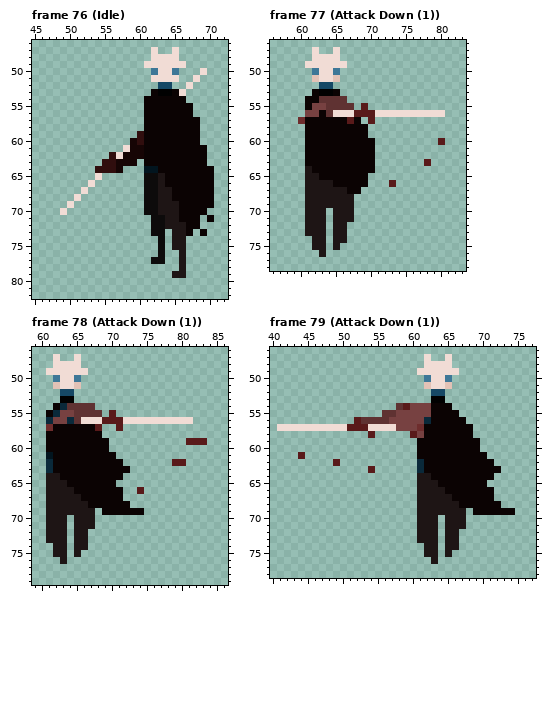
Two versions of one pixel-art file, assets/GrassHops Asset Pack/characters/Sonny/sonny.aseprite. Above: the version before the commit.
128x128 pixels, 136 frames. Colours within 5 levels of each other are drawn and written as one. Shown: frame 76 (Idle): x 45..72, y 46..82; frame 77 (Attack Down (1)): x 56..83, y 46..78; frame 78 (Attack Down (1)): x 59..86, y 46..79; frame 79 (Attack Down (1)): x 40..77, y 46..78. The commit also changed other frames, which this record leaves out.
Now the later version:
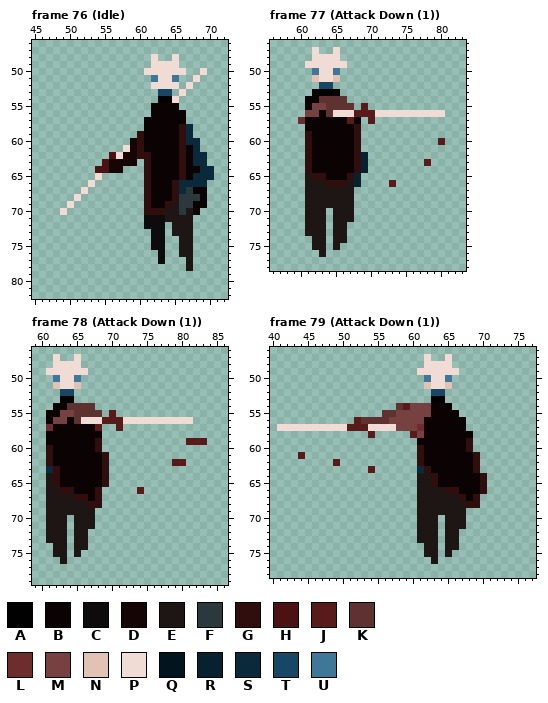
Palette (. is transparent): A #010101  B #0b0303  C #0d0b0b  D #160505  E #1e1515  F #2b383c  G #300e0e  H #4c1111  J #591a1a  K #5f3232  L #6e2d2d  M #774141  N #e3c2b6  P #f1dcd5  Q #02151f  R #08212f  S #0a293a  T #164865  U #3e7797
What changed:
--- frame 76 (Idle)
@@ x 45..72 @@
 46 ............................
-47 .................P..P.......
-48 .................PPPP.......
-49 ................PPPPPP......
-50 .................UPPU...P...
-51 .................PPPP..P....
-52 ..................TT..P.....
-53 .................BAABP......
-54 ................BBBBBB......
-55 ................BBBBBBB.....
-56 ................BBBBBBB.....
-57 ................BBBBBBBB....
-58 ................BBBBBBBB....
-59 ...............GBBBBBBBB....
-60 ..............DGBBBBBBBB....
-61 .............PDDBBBBBBBBB...
-62 ...........GPDDDBBBBBBBBB...
-63 ..........GGDDD.BBBBBBBBB...
-64 .........GGGD...QQBBBBBBBB..
-65 .........P......CCEBBBBBBB..
-66 ........P.......CCEBBBBBBB..
-67 .......P........CCEEBBBBBB..
-68 ......P.........CCEEBBBBBB..
-69 .....P..........CCEEEBBBBB..
-70 ....P...........CCEEEBBBB...
-71 .................CCEEBBB.B..
-72 .................CCEEEBB....
-73 .................CC.EEB.B...
-74 ..................C.EE......
-75 ..................C.EE......
-76 ..................C..E......
-77 .................CC..E......
-78 .....................E......
-79 ....................EE......
+47 ............................
+48 .................P..P.......
+49 .................PPPP.......
+50 ................PPPPPP..P...
+51 .................UPPU..P....
+52 .................PPPP.P.....
+53 ..................TT.P......
+54 ..................AAP.......
+55 .................BBBB.......
+56 .................BBBBB......
+57 ................BBBBBB......
+58 ................BBBBBGS.....
+59 ...............GBBBBBGS.....
+60 ..............DGBBBBBGSS....
+61 .............PDGBBBBBGBS....
+62 ...........HPDDGGBBBBGBSS...
+63 ..........HDDDD.GBBBBGBSS...
+64 .........HHDD...GBBBBGBBSS..
+65 .........P......GBBBBGBSSS..
+66 ........P.......GBBBGSSSS...
+67 .......P........GBBBGSFBB...
+68 ......P.........GBBBGFFFB...
+69 .....P..........GBBGEFFBB...
+70 ....P...........GGGEEFEB....
+71 ................CCCEEEE.....
+72 ................CCC.EEE.....
+73 .................CC.EEE.....
+74 .................CC..EE.....
+75 .................CC..EE.....
+76 ..................C..EE.....
+77 ..................C...E.....
+78 ......................E.....
+79 ............................
 80 ............................
--- frame 77 (Attack Down (1)), layer "Poncho"
@@ x 59..72 @@
 57 .LBBBBBBJB.J..
-58 ..BBBBBBBBB...
-59 ..BBBBBBBBB...
-60 ..BBBBBBBBBB..
-61 ..BBBBBBBBBB..
-62 ..BBBBBBBBBB..
-63 ..BBBBBBBBBB..
-64 ..EBBBBBBBBB..
-65 ..EEBBBBBBB...
-66 ..EEEEBBBBB...
-67 ..EEEEEEBB....
+58 ..BBBBBBBG....
+59 ..GBBBBBBG....
+60 ..GBBBBBBG....
+61 ..GBBBBBBG....
+62 ..GBBBBBBGR...
+63 ..GBBBBBBGR...
+64 ..GBBBBBBGR...
+65 ..EGGBBBGR....
+66 ..EEEGGGER....
+67 ..EEEEEEE.....
 68 ..EEEEEEE.....
--- frame 78 (Attack Down (1)), layer "Poncho"
@@ x 59..76 @@
 53 ....AA............
-54 ...BSKKKK.........
-55 ..BSMMKKKK.J......
-56 ..SMMSKPPPJJJPPPPP
+54 ...BBKKKK.........
+55 ..BBMMKKKK.J......
+56 ..BMMBKPPPJJJPPPPP
 57 ..LBBBBBBJ..J.....
 58 ..BBBBBBBB........
-59 ..BBBBBBBBB.......
-60 ..BBBBBBBBB.......
-61 ..QBBBBBBBBB......
-62 ..SBBBBBBBBBB.....
-63 ..SBBBBBBBBBBB....
-64 ..EEBBBBBBBBB.....
-65 ..EEEBBBBBBB......
-66 ..EEEEBBBBBBB..J..
-67 ..EEEEEBBBBBB.....
-68 ..EEEEEEBBBBBB....
-69 ..EEEEEEE.BBBBBB..
+59 ..BBBBBBBG........
+60 ..GBBBBBBG........
+61 ..GBBBBBBBG.......
+62 ..GBBBBBBBG.......
+63 ..SGBBBBBBG.......
+64 ..EGBBBBBBG.......
+65 ..EGBBBBBBG.......
+66 ..EEGGBBBG.....J..
+67 ..EEEEGGBG........
+68 ..EEEEEEGG........
+69 ..EEEEEEE.........
 70 ..EEE.EEE.........
--- frame 79 (Attack Down (1)), layer "Poncho"
@@ x 59..76 @@
 55 MMMMBBBB..........
-56 MMMSBBBBB.........
-57 MMLBBBBBBB........
+56 MMMBBBBBB.........
+57 MMLBBBBBB.........
 58 .JMBBBBBBB........
-59 ..BBBBBBBBB.......
-60 ..BBBBBBBBB.......
-61 ..BBBBBBBBBB......
-62 ..SBBBBBBBBBB.....
-63 ..SBBBBBBBBBBB....
-64 ..EEBBBBBBBBB.....
-65 ..EEEBBBBBBB......
-66 ..EEEEBBBBBBB.....
-67 ..EEEEEBBBBBB.....
-68 ..EEEEEEBBBBBB....
-69 ..EEEEEEE.BBBBBB..
+59 ..BBBBBBBG........
+60 ..GBBBBBBG........
+61 ..GBBBBBBBG.......
+62 ..GBBBBBBBG.......
+63 ..SGBBBBBBG.......
+64 ..EEGBBBBBBG......
+65 ..EEGBBBBBBG......
+66 ..EEEEGGBBBG......
+67 ..EEEEEEGBG.......
+68 ..EEEEEEEGG.......
+69 ..EEEEEEE.........
 70 ..EEE.EEE.........
Where, in picture pixels (left, top, right, bottom), the same in both pictures:
changed: (137, 47, 214, 278)
changed: (95, 152, 116, 173)
changed: (305, 124, 375, 194)
changed: (46, 403, 144, 515)
changed: (417, 417, 515, 515)
